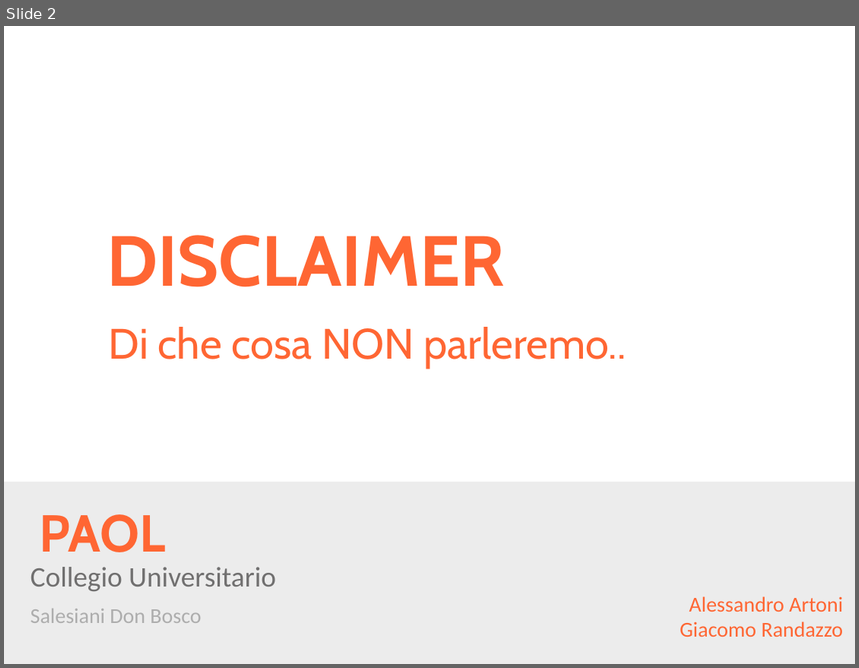
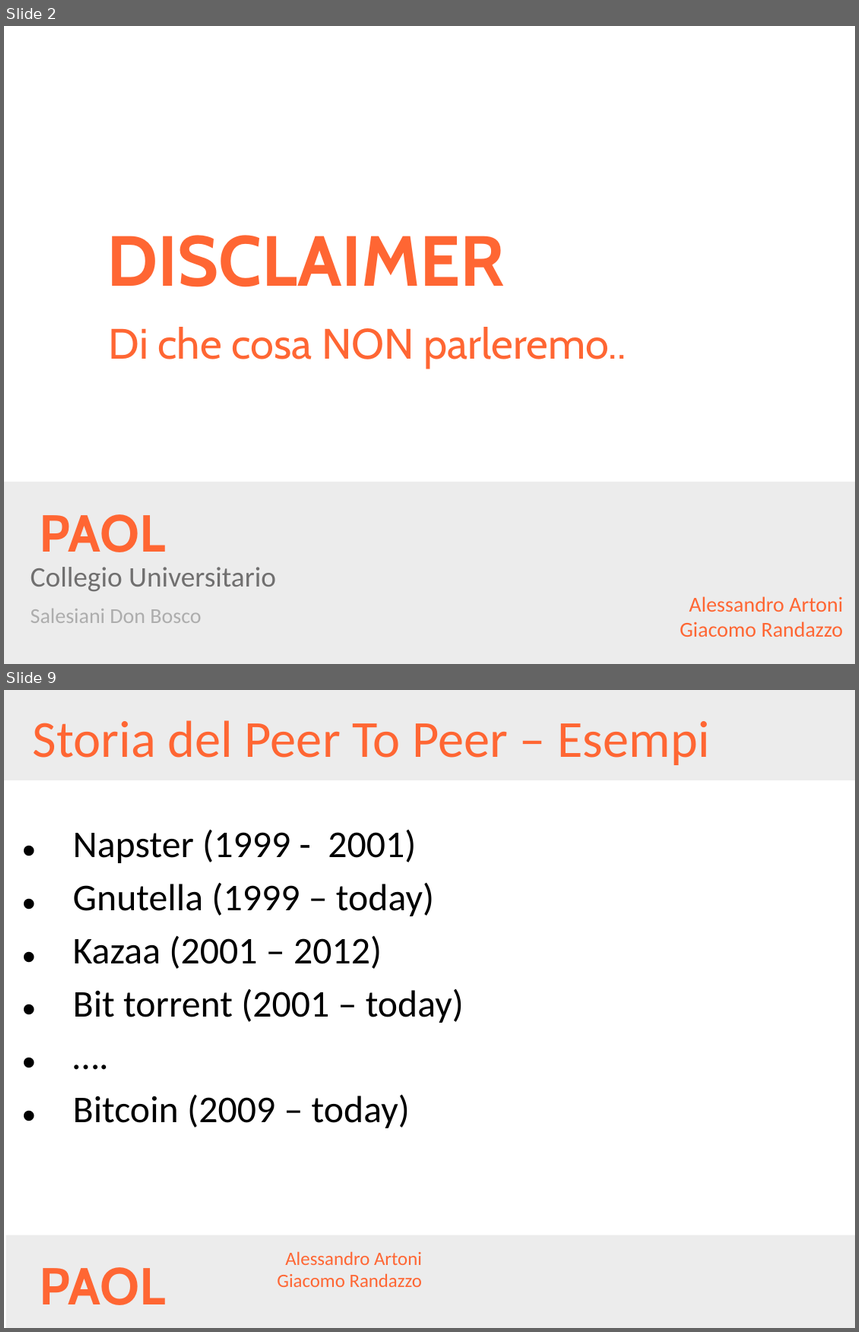
Before and after one commit to AlessandroArtoni/blockchainAndCriptocurrencies, a slide deck: Presentazione.pptx. Shown one above the other, each under a label of ours: slide 2 before the commit, slides 2 and 9 after it; the slides between them are not shown. The pictures are 859x668 and 859x1332 pixels, drawn with LibreOffice and Linux fonts; fonts in the diff are those of the drawing; background and template pictures are left out. Boxes give left, top, right and bottom in pixels: in the first picture for what was removed or moved away, otherwise in the second. Text is boxed around its words. In the diff, an @@ line names an element or a change of style, - is before the commit and + after.

```diff
--- a/Presentazione.pptx
+++ b/Presentazione.pptx
@@ slide 9 added at bbox=[4, 690, 855, 1328], background #FFFFFF @@
@@ rectangle added at bbox=[4, 690, 855, 780], fill #ECECEC @@
@@ title added at bbox=[33, 720, 711, 765], 44 pt, text #FF6633 @@
+Storia del Peer To Peer – Esempi
@@ text added at bbox=[73, 830, 464, 1129], 32 pt, text #000000 @@
+• Napster (1999 - 2001)
+• Gnutella (1999 – today)
+• Kazaa (2001 – 2012)
+• Bit torrent (2001 – today)
+• ….
+• Bitcoin (2009 – today)
@@ rectangle added at bbox=[6, 1236, 855, 1328], fill #ECECEC @@
@@ text added at bbox=[277, 1252, 423, 1287], 16 pt, text #FF6633 @@
+Alessandro Artoni
+Giacomo Randazzo
@@ text added at bbox=[39, 1268, 165, 1306], 44 pt, text #FF6633, bold @@
+PAOL
```
Also in this commit, not shown: 21 other slides added, 2 slides removed.
